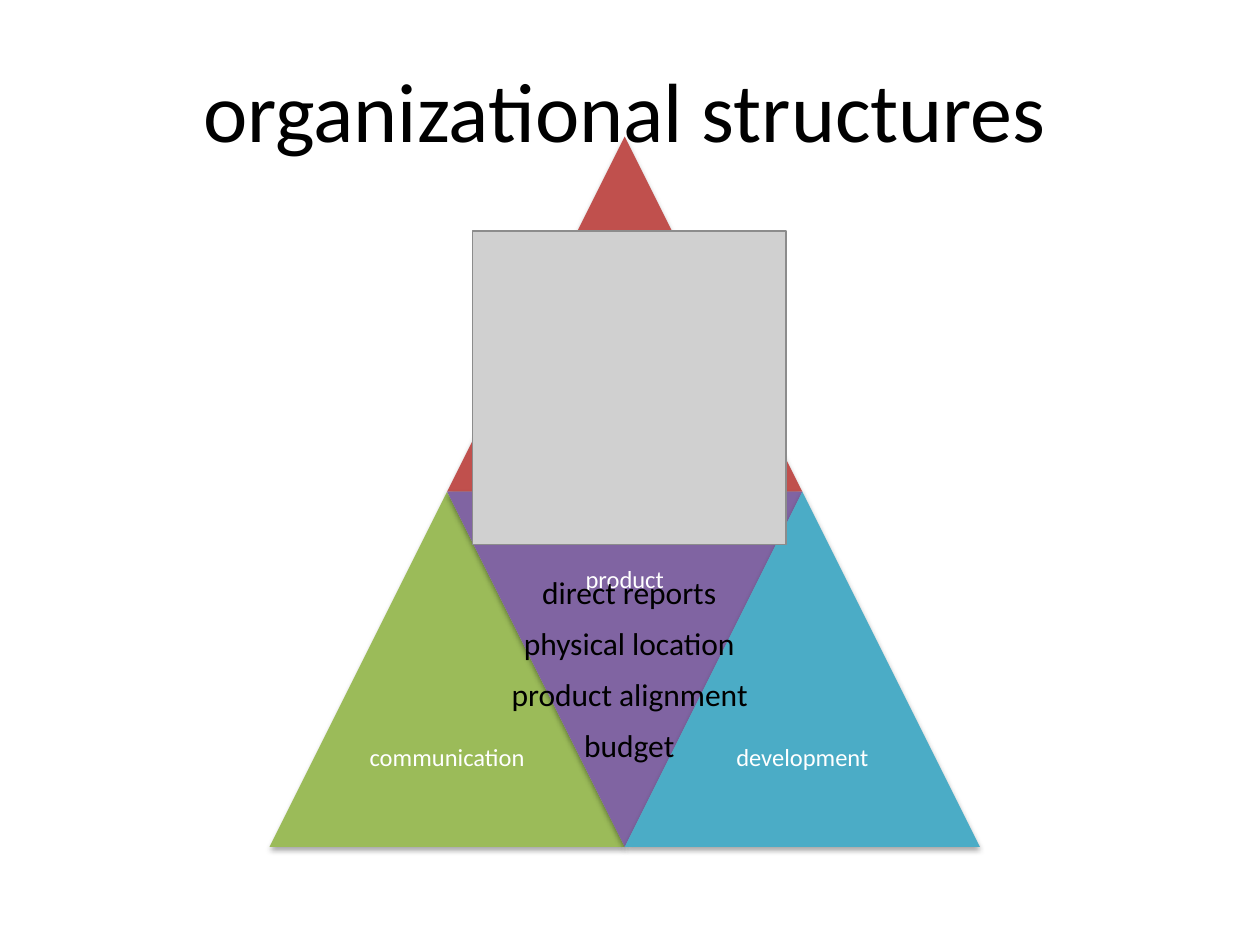
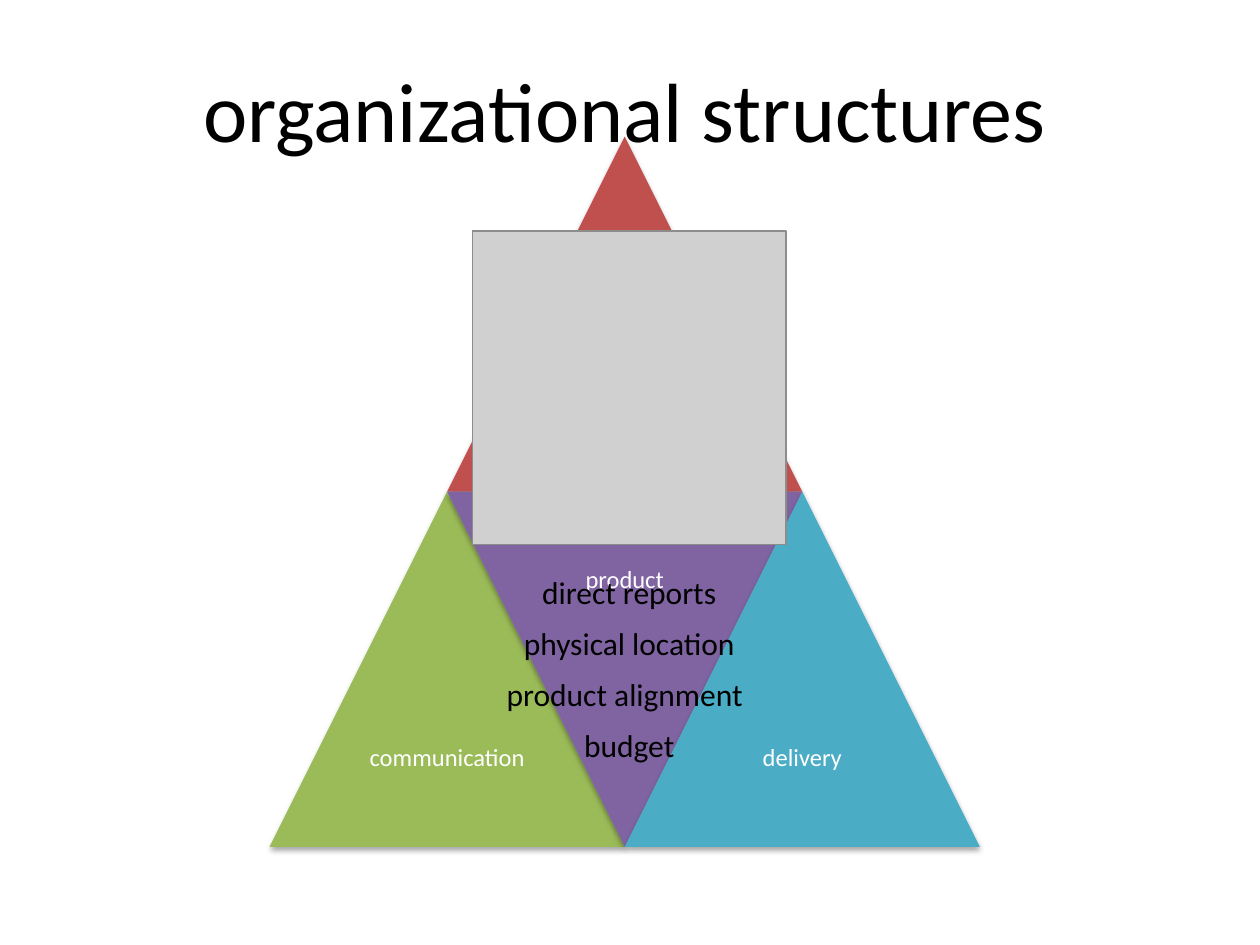
Before and after one commit to dsietz/open-source-model, a slide deck: slide 44 of Adopting the Open Source Model.pptx (slide 38 before the commit). Drawn at 1260x945 pixels with LibreOffice and Linux fonts; fonts in the diff are those of the drawing; grey boxes stand for pictures. Boxes give left, top, right and bottom in pixels: in the first picture for what was removed or moved away, otherwise in the second. Text is boxed around its words. In the diff, an @@ line names an element or a change of style, - is before the commit and + after.

```diff
--- a/Adopting the Open Source Model.pptx
+++ b/Adopting the Open Source Model.pptx
@@ text "product alignment": place and size @@
-text "product alignment" at bbox=[512, 679, 747, 713]
+text "product alignment" at bbox=[507, 679, 742, 713]
@@ text at bbox=[763, 749, 842, 770]: text changed @@
-development
+delivery
```
Also in this commit, not shown: 4 other slides changed, 10 slides added.
